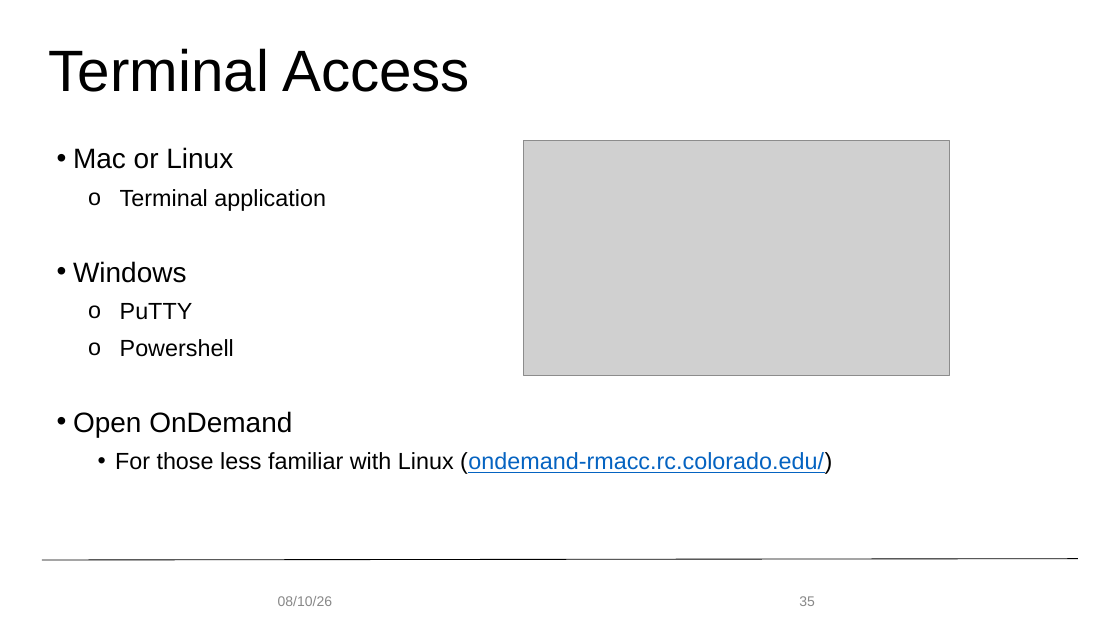
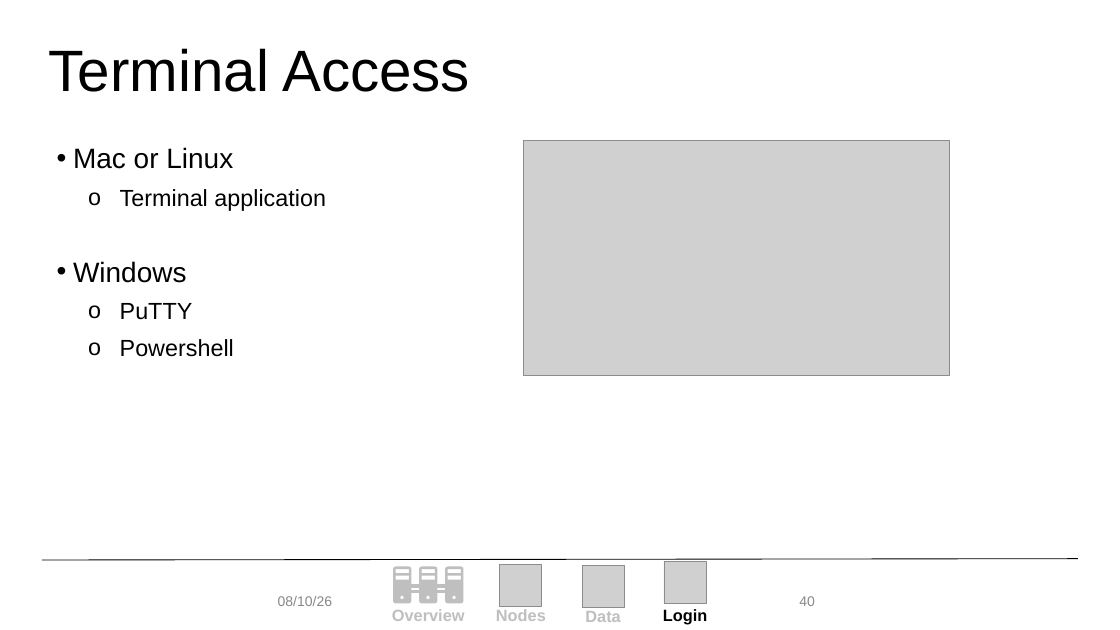
Before and after one commit to monaghaa/hpc_fundamentals_micro_credential, a slide deck: slide 40 of getting_familiar_rc/getting_familiar_rc.pptx (slide 35 before the commit). Drawn at 1120x630 pixels with LibreOffice and Linux fonts; fonts in the diff are those of the drawing; grey boxes stand for pictures; background and template pictures are left out. Boxes give left, top, right and bottom in pixels: in the first picture for what was removed or moved away, otherwise in the second. Text is boxed around its words. In the diff, an @@ line names an element or a change of style, - is before the commit and + after.

```diff
--- a/getting_familiar_rc/getting_familiar_rc.pptx
+++ b/getting_familiar_rc/getting_familiar_rc.pptx
@@ text at box(73, 411, 832, 474): paragraphs removed @@
-• Open OnDemand
-  • For those less familiar with Linux (ondemand-rmacc.rc.colorado.edu/)
@@ page number at box(799, 596, 815, 606): text changed @@
-35
+40
@@ group added at box(392, 562, 707, 625): 4 texts, 3 pictures, 3 freeform shapes, 1 rectangle @@
+Login
+Overview
+Nodes
+Data
```
Also in this commit, not shown: 24 other slides changed, 18 slides added, 18 slides removed, 1 other file.
